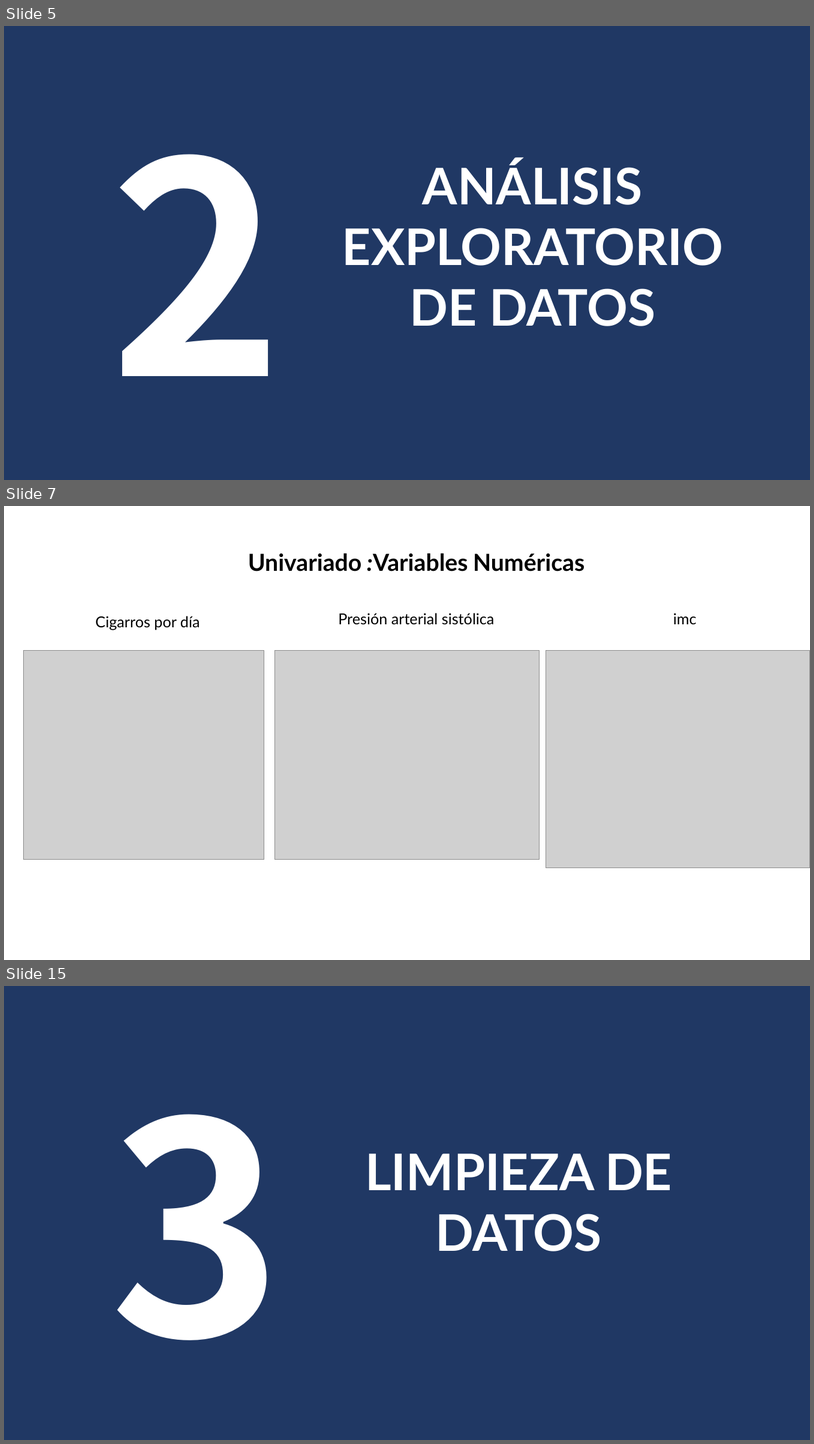
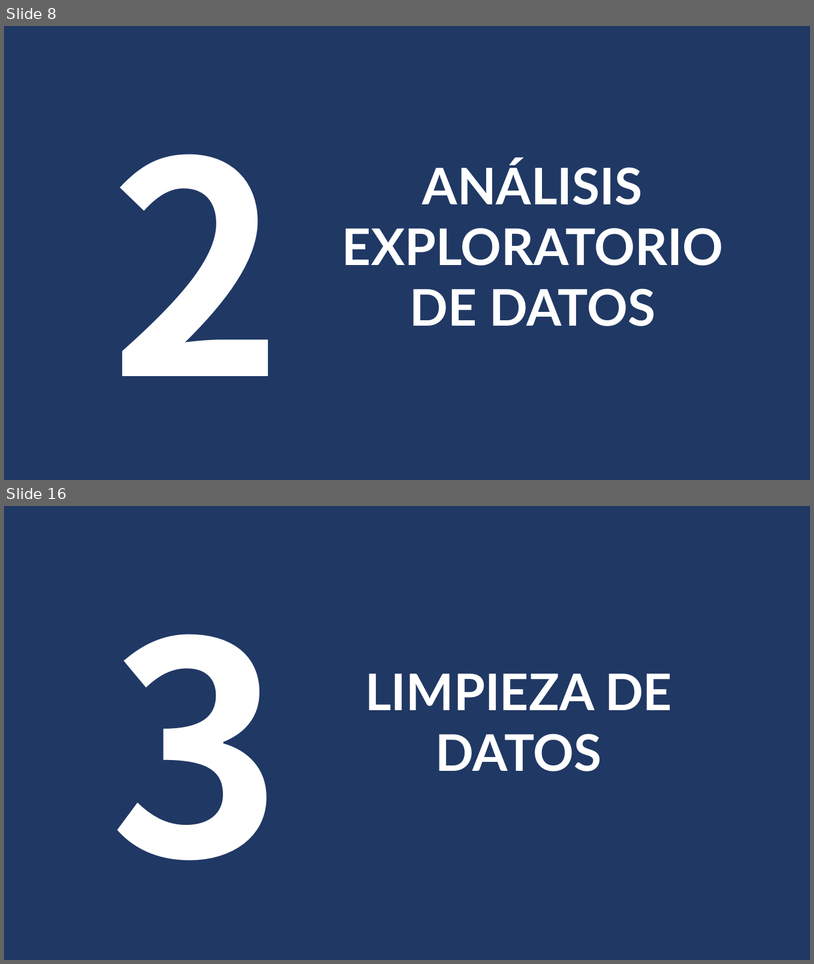
Before and after one commit to luis-gutierre/Proyectos, a slide deck: 1.Enfermedades Cardiovasculares/1.Enfermedades Cardiovasculares.pptx. Shown one above the other, each under a label of ours: slides 5, 7 and 15 before the commit, slides 8 and 16 after it; the slides between them are not shown. The pictures are 814x1444 and 814x964 pixels, drawn with LibreOffice and Linux fonts; fonts in the diff are those of the drawing; grey boxes stand for pictures. Boxes give left, top, right and bottom in pixels: in the first picture for what was removed or moved away, otherwise in the second. Text is boxed around its words. In the diff, an @@ line names an element or a change of style, - is before the commit and + after.

```diff
--- a/1.Enfermedades Cardiovasculares/1.Enfermedades Cardiovasculares.pptx
+++ b/1.Enfermedades Cardiovasculares/1.Enfermedades Cardiovasculares.pptx
@@ slide 7 removed at (x1=4, y1=506, x2=810, y2=960), background #FFFFFF @@
@@ rectangle removed at (x1=197, y1=545, x2=636, y2=579) @@
-Univariado :Variables Numéricas
@@ text removed at (x1=338, y1=613, x2=495, y2=625) @@
-Presión arterial sistólica
@@ text removed at (x1=674, y1=613, x2=697, y2=624) @@
-imc
@@ text removed at (x1=95, y1=616, x2=200, y2=630) @@
-Cigarros por día
@@ picture removed at (x1=24, y1=651, x2=264, y2=859) @@
@@ picture removed at (x1=275, y1=651, x2=539, y2=859) @@
@@ picture removed at (x1=546, y1=651, x2=810, y2=868) @@
@@ what was slide 5 is now slide 8 @@
@@ what was slide 15 is now slide 16 @@
```
Also in this commit, not shown: 13 slides changed, 9 slides added, 12 other slides removed, 1 other file.
